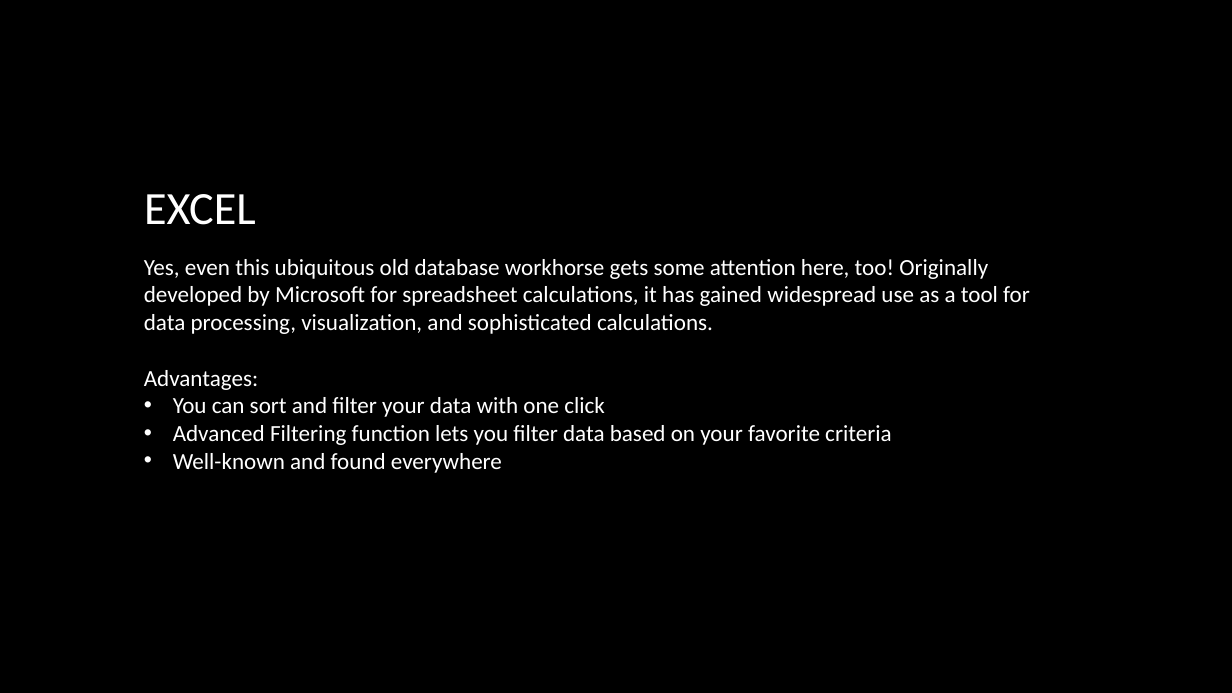
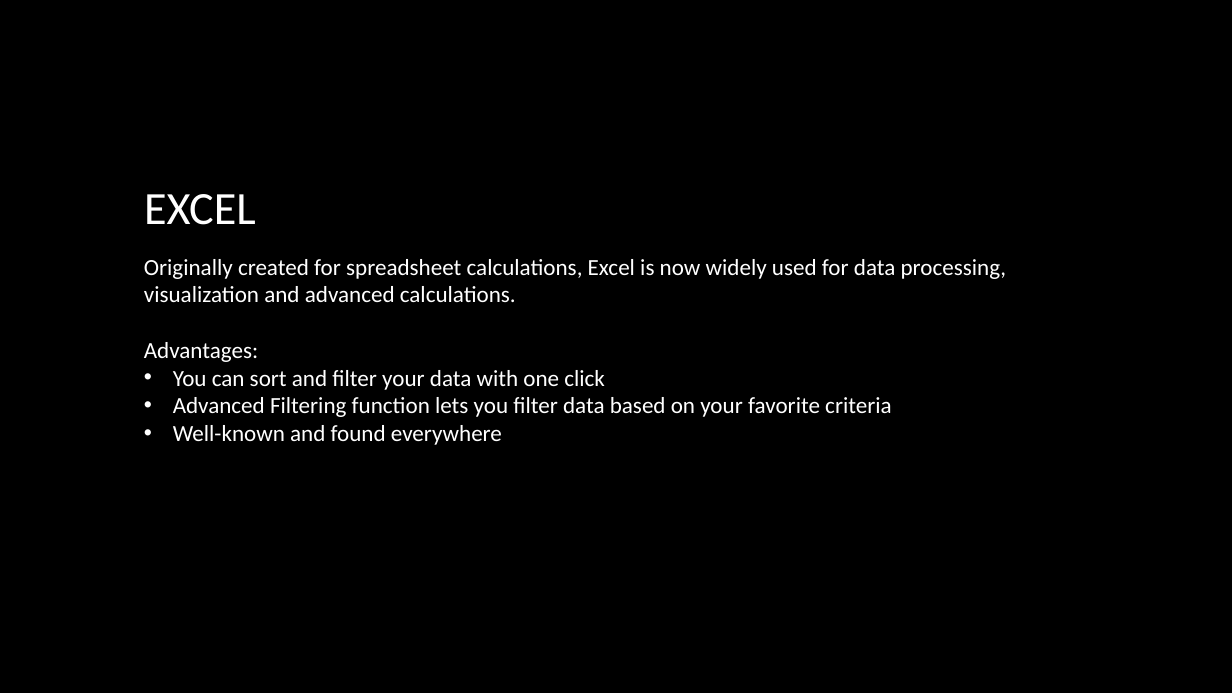
Before and after one commit to dalikey/portfolio-data-science, a slide deck: slide 8 of Most popular Data Science tools.pptx. Drawn at 1232x693 pixels with LibreOffice and Linux fonts; fonts in the diff are those of the drawing; background and template pictures are left out. Boxes give left, top, right and bottom in pixels: in the first picture for what was removed or moved away, otherwise in the second. Text is boxed around its words. In the diff, an @@ line names an element or a change of style, - is before the commit and + after.

```diff
--- a/Most popular Data Science tools.pptx
+++ b/Most popular Data Science tools.pptx
@@ text at bbox=[144, 259, 1007, 302]: text changed @@
-Yes, even this ubiquitous old database workhorse gets some attention here, too! Originally developed by Microsoft for spreadsheet calculations, it has gained widespread use as a tool for data processing, visualization, and sophisticated calculations.
+Originally created for spreadsheet calculations, Excel is now widely used for data processing, visualization and advanced calculations.
```
Also in this commit, not shown: 8 other slides changed, 1 other file.
